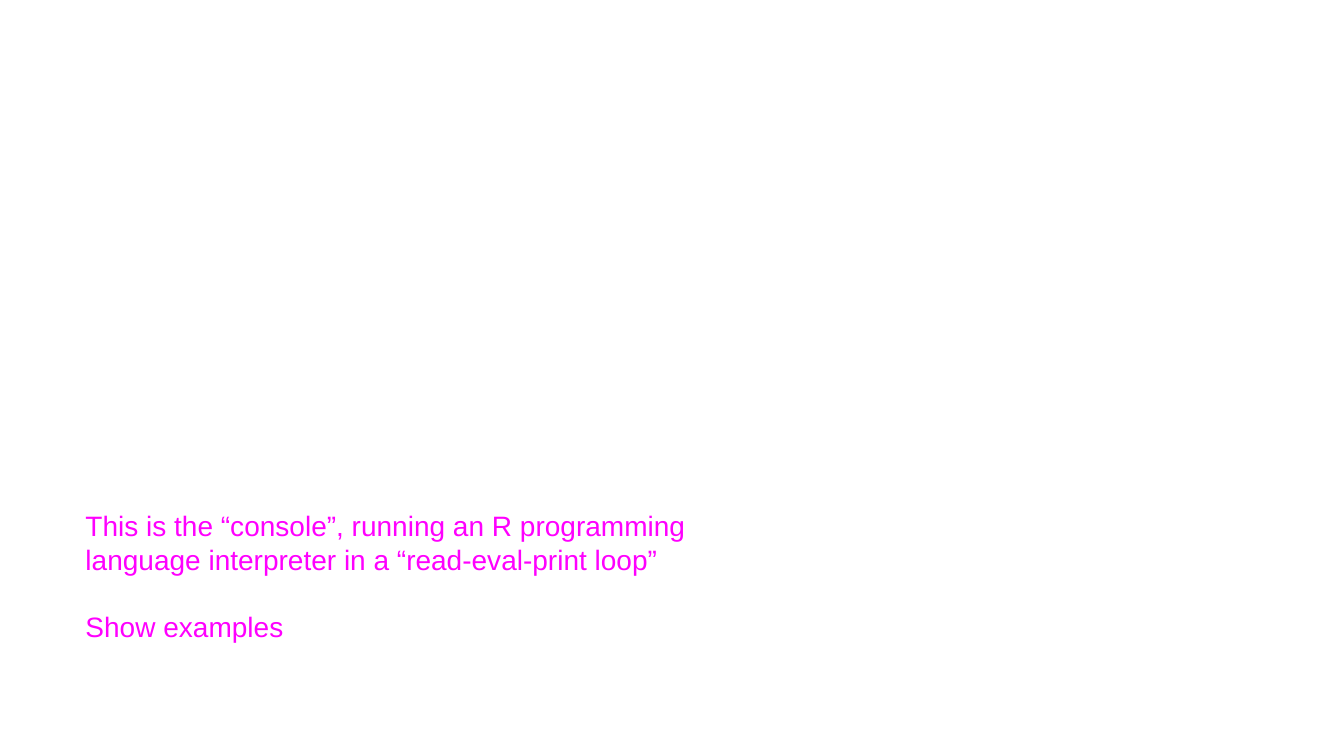
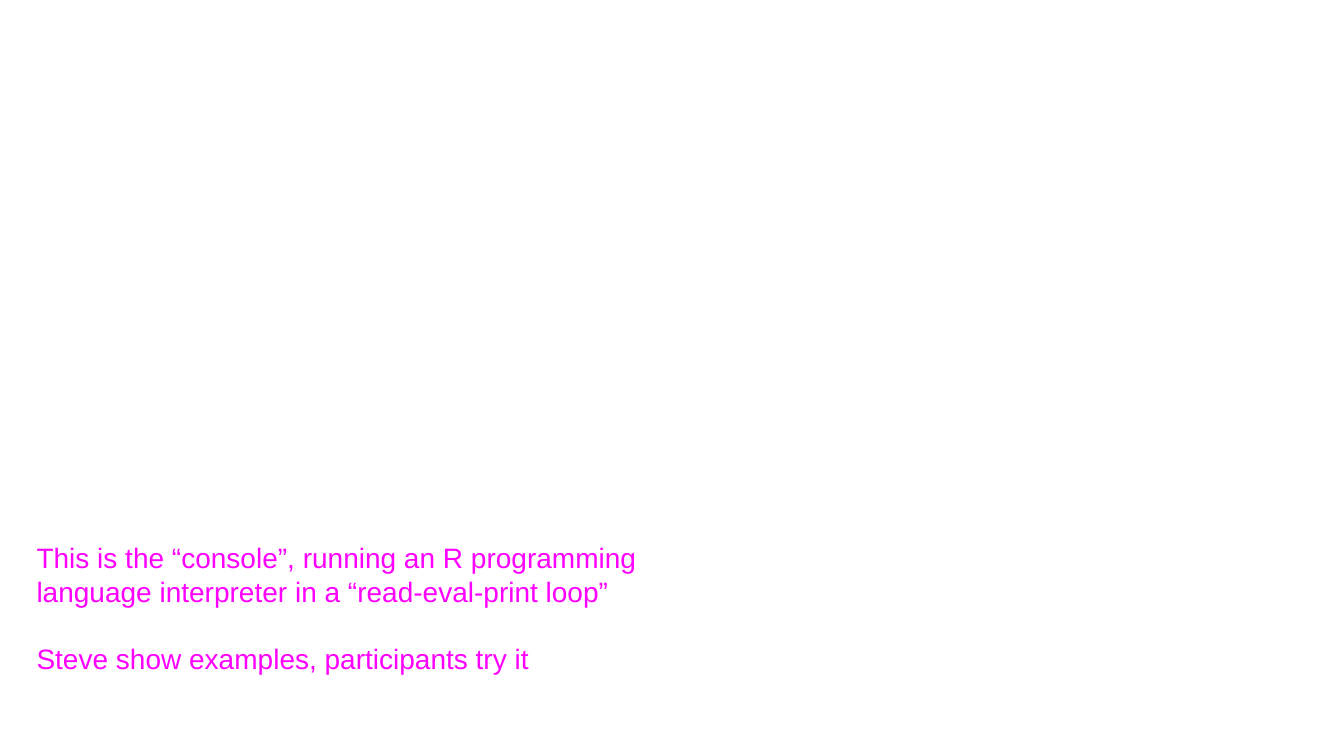
Before and after one commit to steverozen/workshops2026aug, a slide deck: slide 12 of slides/monday_morning/Steve_Rozen_bioinformatics-on-ramp_2026_08_03.pptx (slide 8 before the commit). Drawn at 1344x756 pixels with LibreOffice and Linux fonts; fonts in the diff are those of the drawing; background and template pictures are left out. Boxes give left, top, right and bottom in pixels: in the first picture for what was removed or moved away, otherwise in the second. Text is boxed around its words. In the diff, an @@ line names an element or a change of style, - is before the commit and + after.

```diff
--- a/slides/monday_morning/Steve_Rozen_bioinformatics-on-ramp_2026_08_03.pptx
+++ b/slides/monday_morning/Steve_Rozen_bioinformatics-on-ramp_2026_08_03.pptx
@@ text "This is the “console”, running ...": place and size @@
-text "This is the “console”, running ..." at (85,515,685,642)
+text "This is the “console”, running ..." at (37,547,636,674)
@@ text at (37,648,529,674): text changed @@
-Show examples
+Steve show examples, participants try it
```
Also in this commit, not shown: 4 other slides changed, 20 slides added, 3 slides removed, 1 other file.
